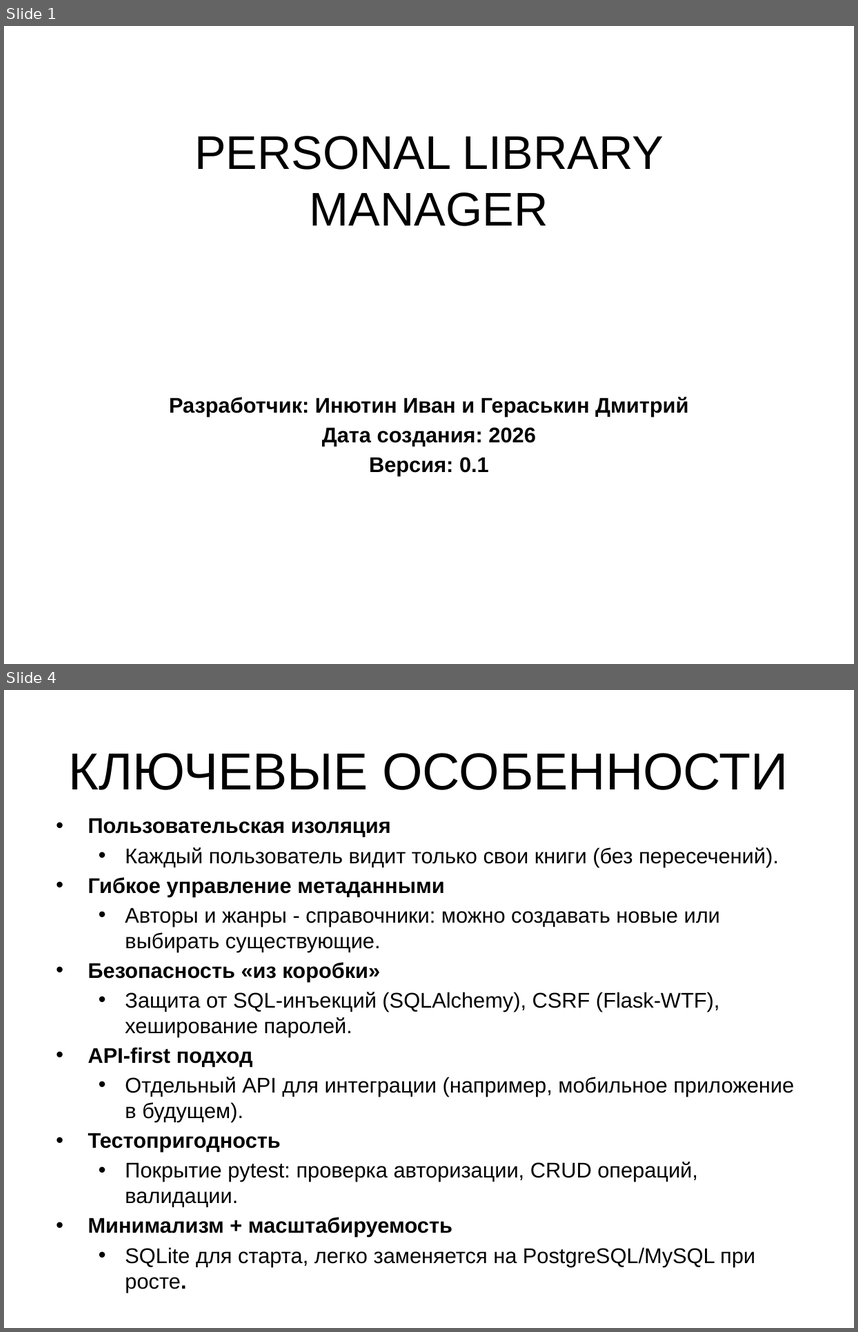
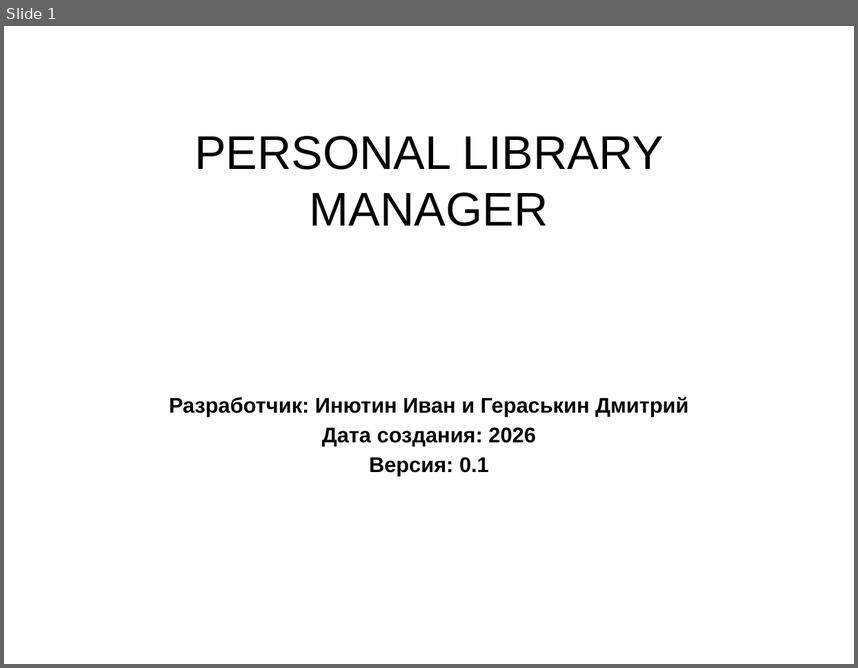
Before and after one commit to VY-Team-V/YL_Project, a slide deck: Personal Library Manager.pptx. Shown one above the other, each under a label of ours: slides 1 and 4 before the commit, slide 1 after it; the slides between them are not shown. The pictures are 858x1332 and 858x668 pixels, drawn with LibreOffice and Linux fonts; fonts in the diff are those of the drawing. Boxes give left, top, right and bottom in pixels: in the first picture for what was removed or moved away, otherwise in the second. Text is boxed around its words. In the diff, an @@ line names an element or a change of style, - is before the commit and + after.

```diff
--- a/Personal Library Manager.pptx
+++ b/Personal Library Manager.pptx
@@ slide 4 removed at (4,690,854,1328), background #FFFFFF @@
@@ title removed at (69,753,788,790) @@
-КЛЮЧЕВЫЕ ОСОБЕННОСТИ
@@ text removed at (88,818,794,1292) @@
-• Пользовательская изоляция
-  • Каждый пользователь видит только свои книги (без пересечений).
-• Гибкое управление метаданными
-  • Авторы и жанры - справочники: можно создавать новые или выбирать существующие.
-• Безопасность «из коробки»
-  • Защита от SQL-инъекций (SQLAlchemy), CSRF (Flask-WTF), хеширование паролей.
-• API-first подход
-  • Отдельный API для интеграции (например, мобильное приложение в будущем).
-• Тестопригодность
-  • Покрытие pytest: проверка авторизации, CRUD операций, валидации.
-• Минимализм + масштабируемость
-  • SQLite для старта, легко заменяется на PostgreSQL/MySQL при росте.
```
Also in this commit, not shown: 2 slides changed, 4 slides added, 2 other slides removed, 1 other file.
